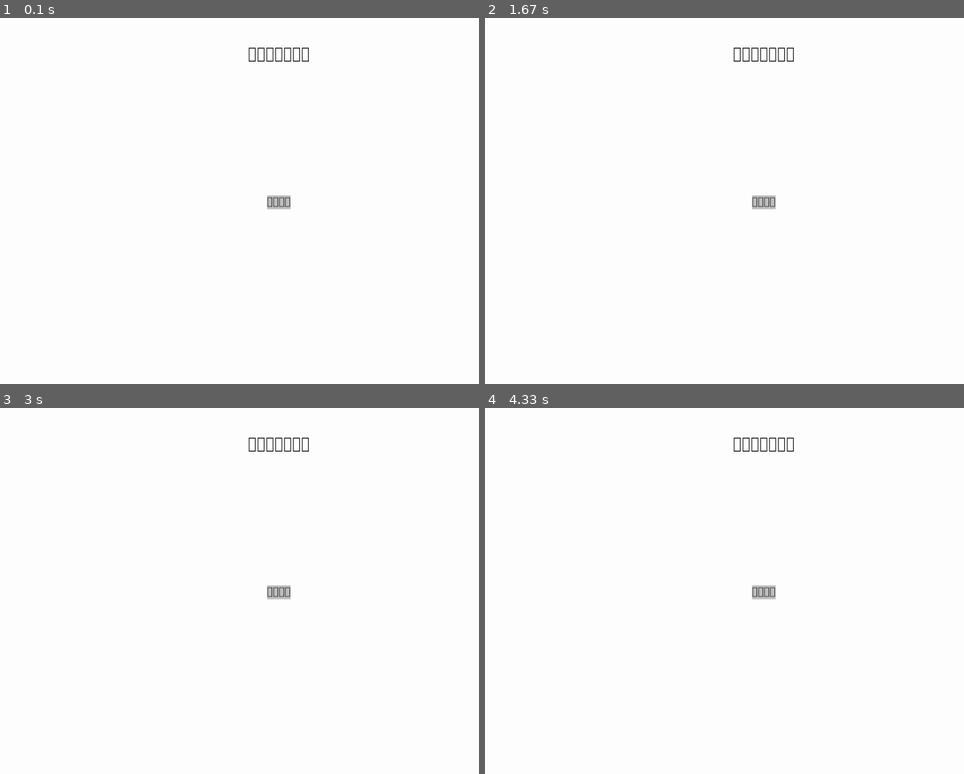
Above: before the commit, frames 1-4 (two rows, left to right).
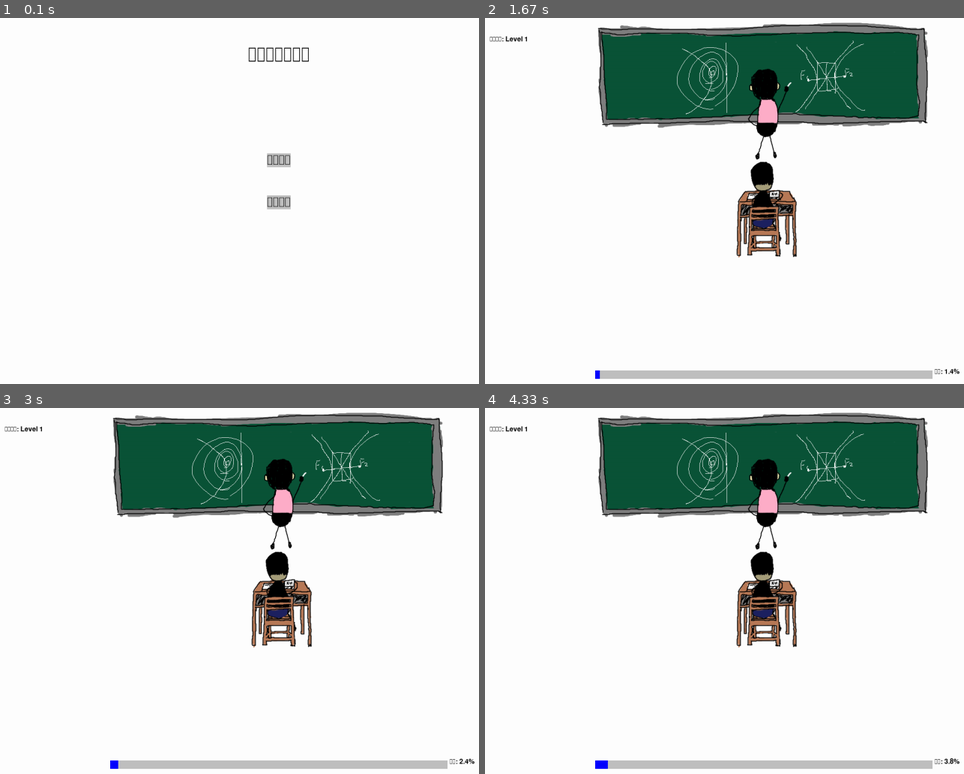
Above: after the commit, the same moments.

Repository: verdo568/east-line
Game: pygame game, started from script/eastLine.py
Same seed, same stepped clock (60 frames per second), same inputs: the game is played once before the commit and once after it.
Inputs (mouse positions are in pixels of both pictures, inside the frame that each line leads up to):
- Up to frame 1 (0.1 s): no input
- Up to frame 2 (1.67 s): press the mouse at (762, 160) at 0.37 s; move the mouse to (657, 226) at 0.47 s; release the mouse at (552, 288) at 0.6 s; tap Space at 0.67 s
- Up to frame 3 (3 s): hold Space 2-2.47 s
- Up to frame 4 (4.33 s): tap Space at 3.5 s

The runs differ from the first frame. In frame 1, 0.2% of the frame differs, in the area x 55-61%, y 37-41%; in frame 2, 23%; in frame 3, 23%; in frame 4, 23%, in the area x 0-100%, y 1-99%.

Commit message:
快好了

Diff:
--- a/script/eastLine.py
+++ b/script/eastLine.py
@@ -1,5 +1,6 @@
 import pygame
 import random
+import webbrowser
 
 #初始化
 pygame.init()
@@ -10,13 +11,19 @@
 font24 = pygame.font.Font(('font\JasonHandwriting1.ttf'), 24)
 font48 = pygame.font.Font(('font\JasonHandwriting1.ttf'), 48)
 font72 = pygame.font.Font(('font\JasonHandwriting1.ttf'), 72)
-#載入動畫
-EastLine_writting = [pygame.image.load("Image\writting.png"), pygame.image.load("Image\writting2.png")]
-EastLine_look = pygame.image.load("Image\look.png")
-EastLine_find = pygame.image.load("Image\\find.png")
-EastLine_down = pygame.image.load("Image\down.png")
+#載入圖片
+class Image:
+    EastLine_writting = [pygame.image.load("Image\writting.png"), pygame.image.load("Image\writting2.png")]
+    EastLine_look = pygame.image.load("Image\look.png")
+    EastLine_find = pygame.image.load("Image\\find.png")
+    EastLine_down = pygame.image.load("Image\down.png")
+    Player_writting = pygame.image.load("Image\player_writting.png")
+    Player_playing = [pygame.image.load("Image\player_playing1.png"), pygame.image.load("Image\player_playing2.png")]
+    Blackboard = pygame.image.load("Image\\blackboard.png")
+
 #場景管理
 class Scene:
+    init = True
     nowScene = 1
     menu = 1
     inGame = 2
@@ -26,10 +33,64 @@
 class EventType:
     mouseLeftButtonDown = 0
 
+#玩家
+class Player:
+    def __init__(self):
+        self.image = Image.Player_playing[0]
+        self.playing = 1
+        self.writting = 2
+        self.status = self.playing
+        self.WriteId = 0
+        self.animationTimer = pygame.time.get_ticks()
+        self.animationDelayTime = 200
+    def update(self):
+        if pygame.key.get_pressed()[pygame.K_SPACE]:
+            self.image = Image.Player_writting
+        else:
+            if pygame.time.get_ticks() > self.animationTimer:
+                self.animationTimer = pygame.time.get_ticks() + self.animationDelayTime
+                self.WriteId = (self.WriteId + 1) % 2
+                self.image = Image.Player_playing[self.WriteId]
+        image_rect = self.image.get_rect(center=screen_rect.center)
+        screen.blit(self.image, image_rect)
+
+class SpecialEvent:
+    def type1():
+        onEvent = True
+        while onEvent:
+            for event in pygame.event.get():
+                if event.type == pygame.MOUSEBUTTONDOWN:
+                    EventType.mouseLeftButtonDown = True
+                elif event.type == pygame.MOUSEBUTTONUP:
+                    EventType.mouseLeftButtonDown = False
+            screen.fill((255, 255, 255))
+            text = font72.render("突發事件:" ,True, '#000000')
+            screen.blit(text, text.get_rect(center=(screen_rect.centerx, screen_rect.centery-200)))
+            text = font24.render("你被老師刁難了", True, '#000000')
+            screen.blit(text, text.get_rect(center=(screen_rect.centerx, screen_rect.centery-100)))
+            #選項1
+            button_text = font48.render("學分戰士", True, "#000000", "#c0c0c0")
+            button_rect = button_text.get_rect(center=(screen_rect.centerx-300, screen_rect.centery+300))
+            screen.blit(button_text, button_rect)
+            text = font24.render("'學分送你啦!乞丐!'", True, "#000000")
+            screen.blit(text, text.get_rect(center=(screen_rect.centerx-300, screen_rect.centery+200)))
+            text = font24.render("直接嗆他；Buff遊戲進度加快；Debuff獲得老師特別關照", True, '#000000')
+            screen.blit(text, text.get_rect(center=(screen_rect.centerx-300, screen_rect.centery+240)))
+            #選項2
+            button_text = font48.render("保持沉默", True, "#000000", "#c0c0c0")
+            button_rect = button_text.get_rect(center=(screen_rect.centerx+300, screen_rect.centery+300))
+            screen.blit(button_text, button_rect)
+            text = font24.render("無效果", True, '#000000')
+            screen.blit(text, text.get_rect(center=(screen_rect.centerx+300, screen_rect.centery+240)))
+            pygame.display.update()
+            if EventType.mouseLeftButtonDown and button_rect.collidepoint(pygame.mouse.get_pos()):
+                onEvent = False
+            if EventType.mouseLeftButtonDown and button_rect.collidepoint(pygame.mouse.get_pos()):
+                onEvent = False
 #東線
 class EastLine:
     def __init__(self):
-        self.image = EastLine_writting[0]
+        self.image = Image.EastLine_writting[0]
         self.write = 1
         self.down = 2
         self.look = 3
@@ -40,45 +101,52 @@
         self.WriteId = 0
         self.animationTimer = pygame.time.get_ticks()
         self.statusTimer = pygame.time.get_ticks()
-        self.animationDelayTime = 200
+        self.animationDelayTime = 400
         self.firstSwitch = True
     #切換狀態
-    def update(self):
+    def update(self, progressBar):
+        fixTime = 1 / (1 + progressBar.level / 4)
+        self.animationDelayTime = 200 * fixTime
+        screen.blit(Image.Blackboard, Image.Blackboard.get_rect(center=(screen_rect.centerx, screen_rect.centery-300)))
         match self.status:
             #寫
             case self.write:
                 if pygame.time.get_ticks() > self.animationTimer:
                     self.animationTimer = pygame.time.get_ticks() + self.animationDelayTime
                     self.WriteId = (self.WriteId + 1) % 2
-                    self.image = EastLine_writting[self.WriteId]
+                    self.image = Image.EastLine_writting[self.WriteId]
                 if self.firstSwitch:
                     self.firstSwitch = False
-                    self.statusTimer = pygame.time.get_ticks() + random.randint(3000, 6000)
+                    self.statusTimer = pygame.time.get_ticks() + random.randint(int(3000 * fixTime), int(6000 * fixTime))
                 #切換
                 if pygame.time.get_ticks() > self.statusTimer:
                     self.status = self.down
                     self.firstSwitch = True
             #放下粉筆
             case self.down:
-                self.image = EastLine_down
+                self.image = Image.EastLine_down
+                if random.randint(1, 10) == 1:
+                    SpecialEvent.type1()
+                    self.status = self.write
+                    return
                 if self.firstSwitch:
                     self.firstSwitch = False
-                    self.statusTimer = pygame.time.get_ticks() + random.randint(700, 1500)
+                    self.statusTimer = pygame.time.get_ticks() + random.randint(int(700 * fixTime), int(1500 * fixTime))
                 #切換
                 if pygame.time.get_ticks() > self.statusTimer:
-                    #1/3的機率回頭
-                    nextStatus = 1#random.randint(1, 3)
+                    #2/3的機率回頭
+                    nextStatus = random.randint(1, 3)
                     if nextStatus == 1:
+                        self.status = self.write
+                    else:
                         self.status = self.look
-                    else:
-                        self.status = self.write
                     self.firstSwitch = True
             #觀察
             case self.look:
-                self.image = EastLine_look
+                self.image = Image.EastLine_look
                 if self.firstSwitch:
                     self.firstSwitch = False
-                    self.statusTimer = pygame.time.get_ticks() + random.randint(1000, 3000)
+                    self.statusTimer = pygame.time.get_ticks() + random.randint(int(1000 * fixTime), int(3000 * fixTime))
                 #切換
                 if pygame.key.get_pressed()[pygame.K_SPACE] == False:
                     self.status = self.find
@@ -88,23 +156,24 @@
                     self.firstSwitch = True
             #找到
             case self.find:
-                self.image = EastLine_find
-                screen.blit(self.image, screen_rect.center)
+                self.image = Image.EastLine_find
+                image_rect = self.image.get_rect(center=(screen_rect.centerx, screen_rect.centery - 200))
+                screen.blit(self.image, image_rect)
                 pygame.display.update()
                 pygame.time.delay(2000)
                 Scene.nowScene = Scene.gameOver
                 return
-        screen.blit(self.image, screen_rect.center)
-
-
+        image_rect = self.image.get_rect(center=(screen_rect.centerx, screen_rect.centery - 200))
+        screen.blit(self.image, image_rect)
 
 #進度條
 class ProgressBar:
     def __init__(self):
         self.step = 0
         self.timer = pygame.time.get_ticks()
-        self.delayTime = 200
+        self.delayTime = 100
         self.lookUp = False
+        self.level = 1
     def update(self):
         userInput = pygame.key.get_pressed()
         if userInput[pygame.K_SPACE] == True:
@@ -118,13 +187,20 @@
         width = 800
         height = 20
         buttom = screen_rect.bottom
+        top = screen_rect.top
+        self.level = self.step//80 + 1
         pygame.draw.rect(screen, "#c0c0c0", (left, buttom - 50, width, height))
         if self.lookUp:
             pygame.draw.rect(screen, "#ff0000", (left, buttom - 50, min(self.step, width), height))
         else:
             pygame.draw.rect(screen, "#0000ff", (left, buttom - 50, min(self.step, width), height))
-        text = font24.render(f'進度: {float(self.step/8):.1f}%', True, '#000000')
+        progress = min(float(self.step/8), 100)
+        if progress >= 100:
+            Scene.nowScene = Scene.success
+        text = font24.render(f'進度: {progress:.1f}%', True, '#000000')
         screen.blit(text, (left + width + 5, buttom - 55))
+        text = font24.render(f'趕課等級: Level {self.level}', True, '#000000')
+        screen.blit(text, (left - 250, top + 55))
 
 class GameOver:
     def __init__(self):
@@ -134,29 +210,51 @@
         screen.blit(text, text.get_rect(center=(screen_rect.centerx, screen_rect.centery-200)))
         text = font24.render("下課跟我去教官室", True, '#000000')
         screen.blit(text, text.get_rect(center=(screen_rect.centerx, screen_rect.centery-100)))
+        button_text = font48.render("回主畫面", True, "#000000", "#c0c0c0")
+        button_rect = button_text.get_rect(center=(screen_rect.centerx, screen_rect.centery+300))
+        screen.blit(button_text, button_rect)
+        if EventType.mouseLeftButtonDown and button_rect.collidepoint(pygame.mouse.get_pos()):
+            Scene.nowScene = Scene.menu
+
+class Success:
+    def __init__(self):
+        pass
+    def update(self):
+        text = font72.render("恭喜過關" ,True, '#000000')
+        screen.blit(text, text.get_rect(center=(screen_rect.centerx, screen_rect.centery-200)))
+        text = font24.render("這課誰愛上誰上", True, '#000000')
+        screen.blit(text, text.get_rect(center=(screen_rect.centerx, screen_rect.centery-100)))
+        button_text = font48.render("回主畫面", True, "#000000", "#c0c0c0")
+        button_rect = button_text.get_rect(center=(screen_rect.centerx, screen_rect.centery+300))
+        screen.blit(button_text, button_rect)
+        if EventType.mouseLeftButtonDown and button_rect.collidepoint(pygame.mouse.get_pos()):
+            Scene.nowScene = Scene.menu
 
 class Menu:
     def __init__(self):
-        self.title_pos = (screen_rect.centerx, 100)
+        pass
     def update(self):
         title_text = font72.render("東線課上玩手機" ,True, '#000000')
-        screen.blit(title_text, title_text.get_rect(center=self.title_pos))
+        screen.blit(title_text, title_text.get_rect(center=(screen_rect.centerx, 100)))
         button_text = font48.render("開始遊戲", True, "#000000", "#c0c0c0")
-        screen.blit(button_text, button_text.get_rect(center=screen_rect.center))
-        x, y = pygame.mouse.get_pos()
-        x -= screen_rect.centerx
-        y -= screen_rect.centery
-        print(button_text.get_rect().center)
-        if button_text.get_rect().collidepoint((x, y)):
-            print('ok')
-        if EventType.mouseLeftButtonDown and button_text.get_rect().collidepoint((x, y)):
+        button_rect = button_text.get_rect(center=(screen_rect.centerx, screen_rect.centery-100))
+        screen.blit(button_text, button_rect)
+        if EventType.mouseLeftButtonDown and button_rect.collidepoint(pygame.mouse.get_pos()):
             Scene.nowScene = Scene.inGame
+            Scene.init = True
+        ad_button_text = font48.render("教學影片", True, "#000000", "#c0c0c0")
+        ad_button_rect = ad_button_text.get_rect(center=screen_rect.center)
+        screen.blit(ad_button_text, ad_button_rect)
+        if EventType.mouseLeftButtonDown and ad_button_rect.collidepoint(pygame.mouse.get_pos()):
+            webbrowser.open("https://www.youtube.com/watch?v=dQw4w9WgXcQ")
 
 def main():
+    player = Player()
+    progressBar = ProgressBar()
     eastline = EastLine()
-    progressBar = ProgressBar()
     gameOver = GameOver()
     menu = Menu()
+    success = Success()
     run = True
     while run:
         pygame.time.Clock().tick(60)
@@ -166,17 +264,26 @@
             elif event.type == pygame.MOUSEBUTTONUP:
                 EventType.mouseLeftButtonDown = False
             if event.type == pygame.QUIT:
-                run = False;
+                run = False
         match Scene.nowScene:
             case Scene.menu:
                 screen.fill((255, 255, 255))
                 menu.update()
             case Scene.inGame:
-                screen.fill((255, 255, 255))
-                eastline.update()
+                if Scene.init:
+                    Scene.init = False
+                    player.__init__()
+                    eastline.__init__()
+                    progressBar.__init__()
+                screen.fill((255, 255, 255))
+                player.update()
+                eastline.update(progressBar)
                 progressBar.update()
             case Scene.gameOver:
                 screen.fill((255, 255, 255))
                 gameOver.update()
+            case Scene.success:
+                screen.fill((255, 255, 255))
+                success.update()
         pygame.display.update()
 main()
Binary file added: Image/blackboard.png
Binary file added: Image/player_playing1.png
Binary file added: Image/player_playing2.png
Binary file added: Image/player_writting.png
